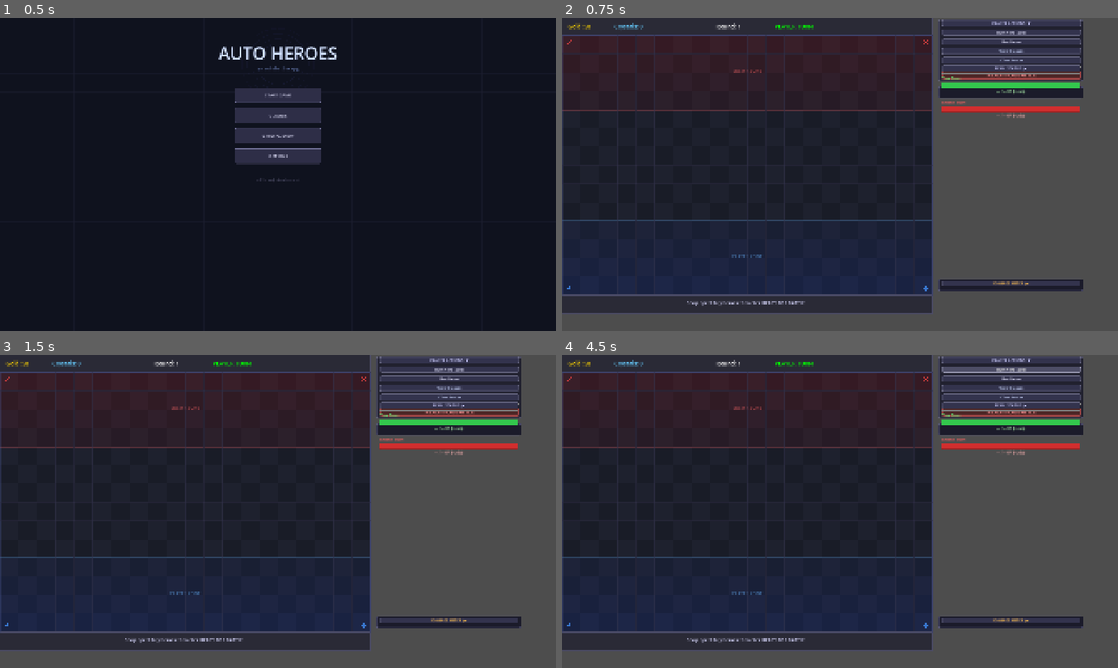
Above: before the commit, frames 1-4 (two rows, left to right).
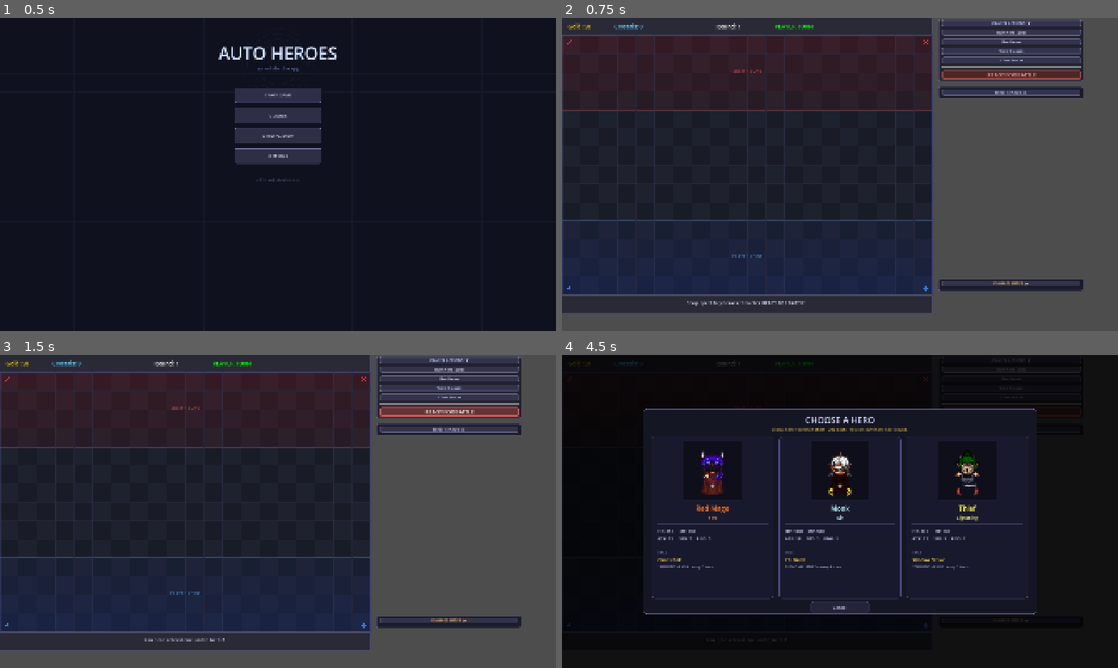
Above: after the commit, the same moments.

Repository: iceie2/autobattler-rpg
Game: Godot game, scene res://scenes/main_menu.tscn
Two runs of this game, one before a commit and one after it. Both use one fixed random seed, a clock stepped at 60 frames per second and the inputs below.
Inputs:
- Up to frame 1 (0.5 s): no input
- Up to frame 2 (0.75 s): click "START GAME" at 0.5 s
- Up to frame 3 (1.5 s): click "READY FOR BATTLE" at 1.25 s
- Up to frame 4 (4.5 s): click "READY FOR BATTLE" at 2 s; click "PLAYER ACTIONS ▼" at 2.75 s; click "PLAYER ACTIONS ▼" (after the commit: "PLAYER ACTIONS ▶") at 3.5 s; click "Buy Hero (20g)" at 4.25 s

Frame 1 is identical in both runs. In frame 2, 2.2% of the frame differs, in the area x 68-94%, y 14-32%; in frame 3, 2.8%; in frame 4, 72%, in the area x 0-100%, y 0-100%.
Error before the commit: Parse Error: Identifier "allies" not declared in the current scope. (res://scripts/auto_battle_manager.gd:411)

Commit message:
Fix _use_skill allies scope: add allies param + pass units from _run_side
Co-Authored-By: Claude Sonnet 4.6 <noreply@anthropic.com>

Diff:
--- a/scripts/auto_battle_manager.gd
+++ b/scripts/auto_battle_manager.gd
@@ -126,7 +126,7 @@
 		if unit.skill_cooldown == 0 and unit.skill_name != "" and can_afford_mana:
 			if unit.skill_mana_cost > 0:
 				unit.spend_mana(unit.skill_mana_cost)  # emits mana_changed → updates MP bar
-			_use_skill(unit, opponents)
+			_use_skill(unit, opponents, units)
 			unit.skill_cooldown = unit.skill_cooldown_max
 			unit_action.emit(unit, "skill")
 			continue
@@ -370,7 +370,7 @@
 
 # ── Skill execution ───────────────────────────────────────────────────────────
 
-func _use_skill(caster: UnitBase, opponents: Array) -> void:
+func _use_skill(caster: UnitBase, opponents: Array, allies: Array = []) -> void:
 	var effect_type: SkillEffect.Type
 	match caster.unit_class:
 		UnitBase.UnitClass.WARRIOR:
